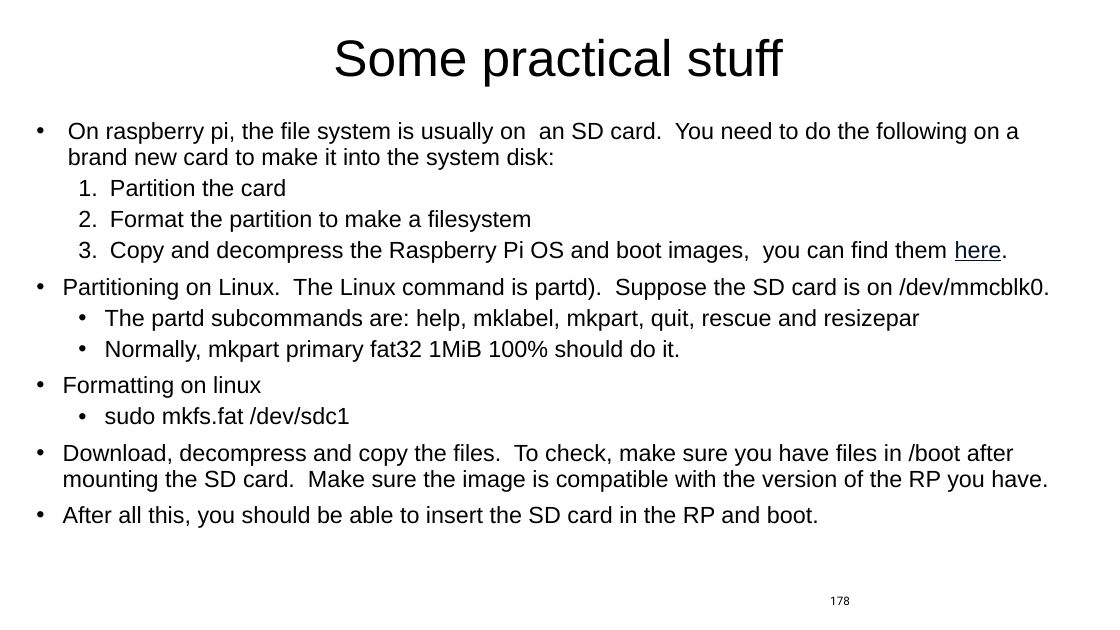
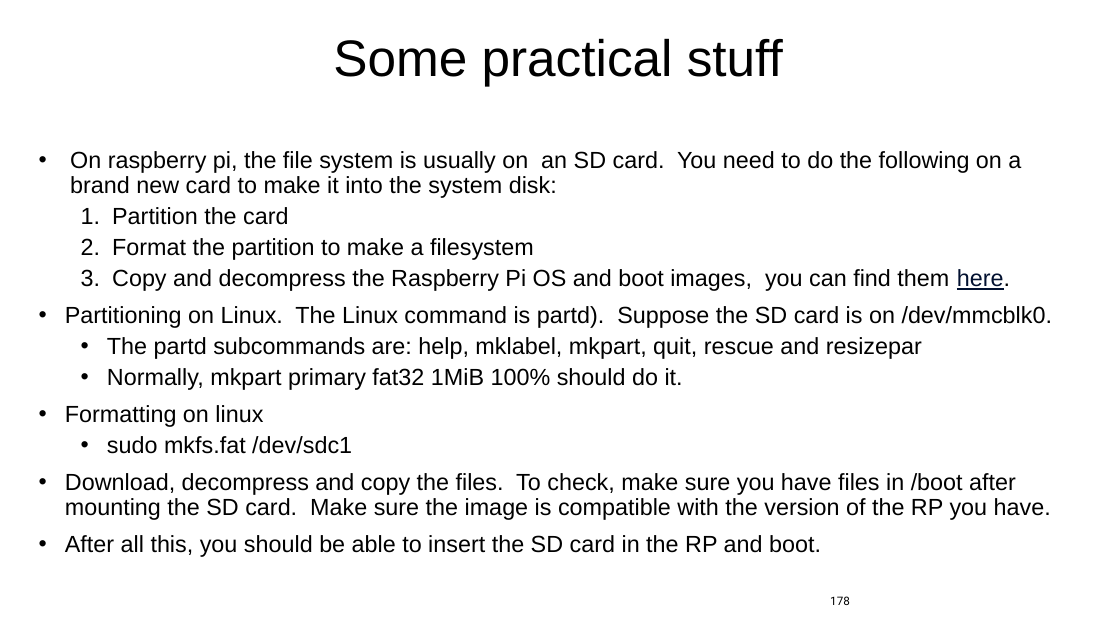
Before and after one commit to jlmucb/class_notes, a slide deck: slide 178 of IoT/pptx/IoTSoftwareNetworking.pptx. Drawn at 1120x630 pixels with LibreOffice and Linux fonts; fonts in the diff are those of the drawing. Boxes give left, top, right and bottom in pixels: in the first picture for what was removed or moved away, otherwise in the second. Text is boxed around its words. In the diff, an @@ line names an element or a change of style, - is before the commit and + after.

```diff
--- a/IoT/pptx/IoTSoftwareNetworking.pptx
+++ b/IoT/pptx/IoTSoftwareNetworking.pptx
@@ text "On raspberry pi, the file ...": place and size @@
-text "On raspberry pi, the file ..." at [63, 122, 1050, 528]
+text "On raspberry pi, the file ..." at [65, 151, 1053, 557]
```
Also in this commit, not shown: 17 other slides changed, 1 other file.
